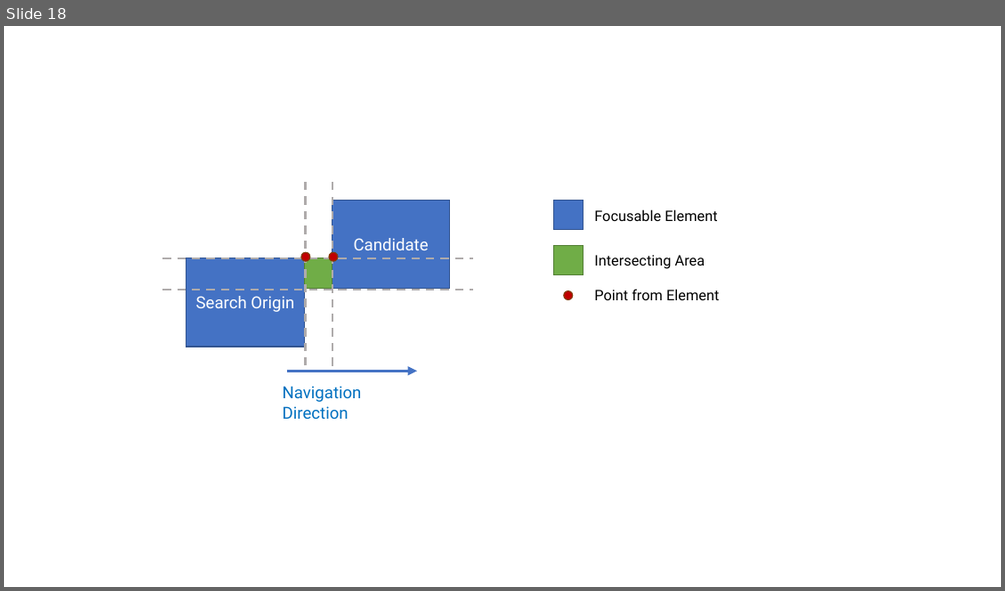
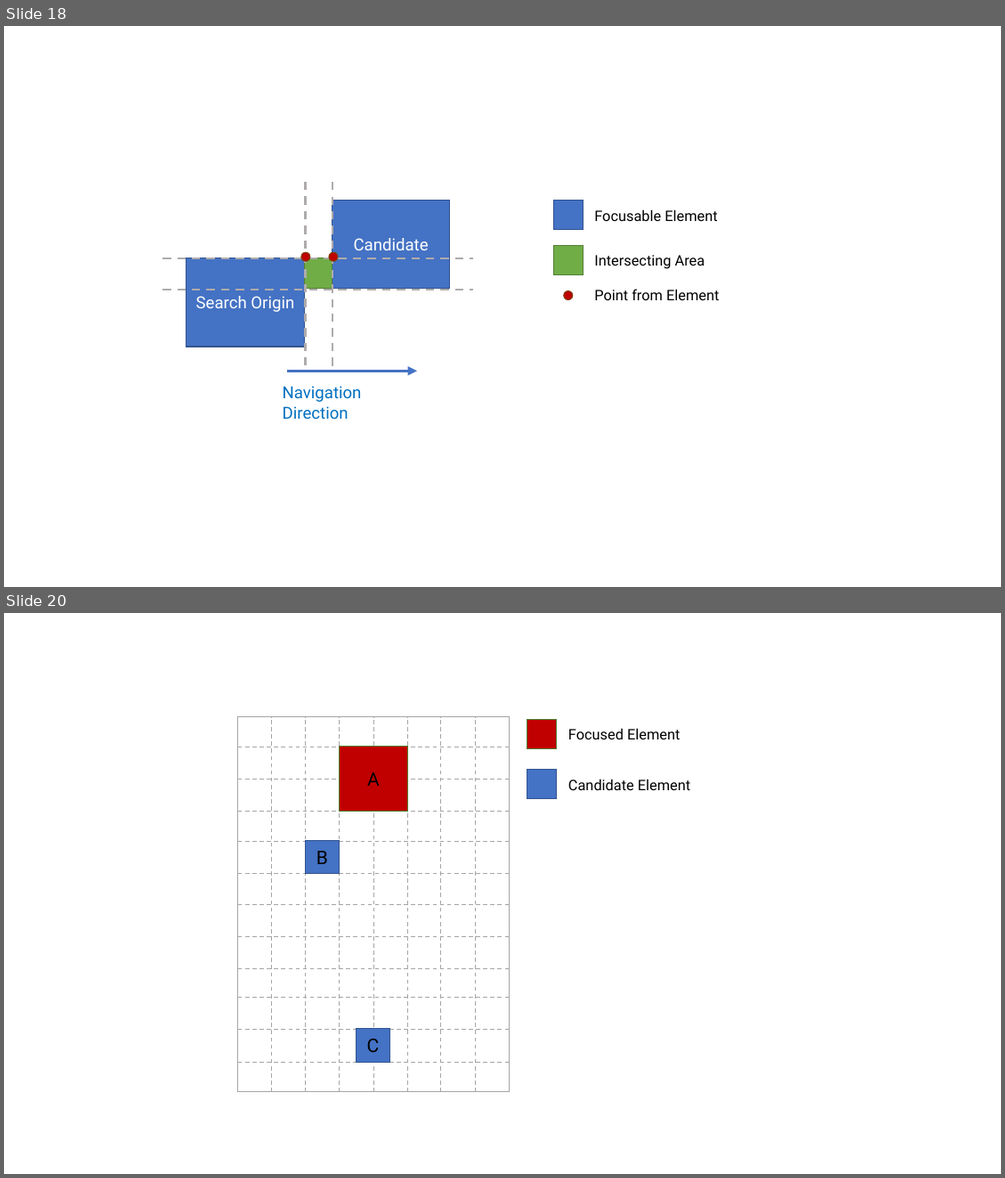
Before and after one commit to WICG/spatial-navigation, a slide deck: docs/images_of_spec.pptx. Shown one above the other, each under a label of ours: slide 18 before the commit, slides 18 and 20 after it; the slides between them are not shown. The pictures are 1005x591 and 1005x1178 pixels, drawn with LibreOffice and Linux fonts; fonts in the diff are those of the drawing. Boxes give left, top, right and bottom in pixels: in the first picture for what was removed or moved away, otherwise in the second. Text is boxed around its words. In the diff, an @@ line names an element or a change of style, - is before the commit and + after.

```diff
--- a/docs/images_of_spec.pptx
+++ b/docs/images_of_spec.pptx
@@ slide 20 added at (4,613,1001,1174), background #FFFFFF @@
@@ group added at (238,717,690,1093): 18 lines, 6 rectangles, 2 texts @@
+Candidate Element
+Focused Element
+A
+C
+B
```
Also in this commit, not shown: 1 other slide added.
